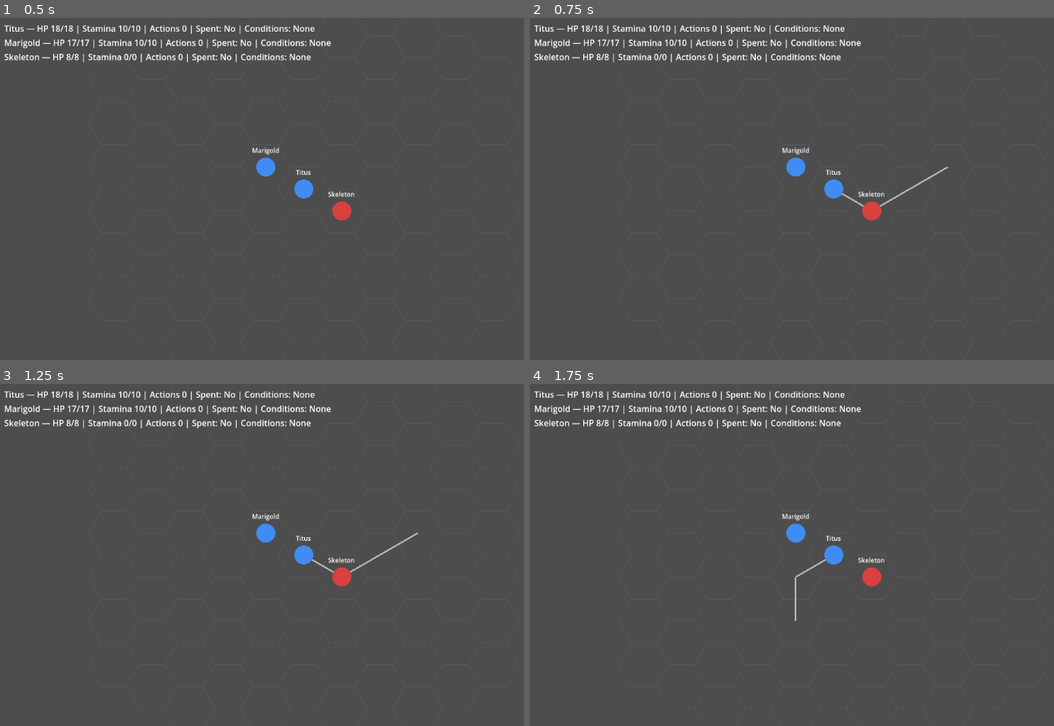
Above: before the commit, frames 1-4 (two rows, left to right).
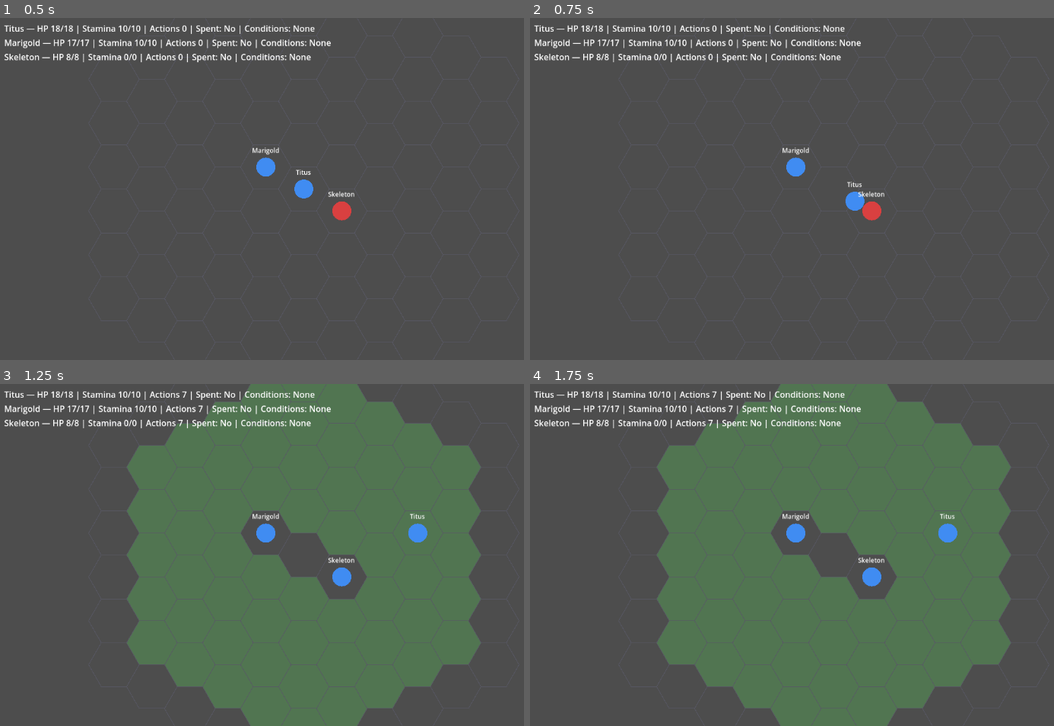
Above: after the commit, the same moments.

Repository: Pyroraptor/hykaen
Game: Godot game, scene res://MainScene.tscn
The game is run twice, just before and just after one commit, with the same random seed, the same clock (stepped at 60 frames per second) and the same inputs.
Inputs (mouse positions are in pixels of both pictures, inside the frame that each line leads up to):
- Up to frame 1 (0.5 s): no input
- Up to frame 2 (0.75 s): tap Enter at 0.5 s; move the mouse to (964, 171) at 0.52 s; hold Shift from 0.53 s (still down); click (964, 171) at 0.67 s
- Up to frame 3 (1.25 s): keep holding Shift
- Up to frame 4 (1.75 s): release Shift at 1.25 s; drag from (713, 572) to (802, 623) at 1.27 s

Frame 1 is identical in both runs. In frame 2, 0.5% of the frame differs, in the area x 56-80%, y 43-57%; in frame 3, 51%, in the area x 24-92%, y 0-100%; in frame 4, 51%.

Commit message:
feat(FEAT-324): Wire real hex_clicked signal to ExplorationModeController (close DEF-001 composition-root gap)
Step: tdd-execute
Files: 5

Diff:
--- a/MainScene.gd
+++ b/MainScene.gd
@@ -269,7 +269,7 @@
 	_exploration.setup({
 		"hex_grid_view": hex_grid_view,
 		"scenario_path": PROLOGUE_SCENARIO_PATH,
-		"on_hex_clicked": Callable(self, "_on_exploration_hex_clicked"),
+		"on_hex_clicked": _exploration_hex_clicked_callable(),
 		"on_combat_triggered": Callable(self, "_on_combat_triggered"),
 	})
 	_exploration.boot(hex_combatants)
@@ -460,19 +460,30 @@
 
 ## Exploration→combat handoff: load encounter, commit COMBAT mode, await rewire_session().
 func _on_combat_triggered(encounter_id: String) -> void:
-	if hex_grid_view != null and hex_grid_view.hex_clicked.is_connected(_on_exploration_hex_clicked):
-		hex_grid_view.hex_clicked.disconnect(_on_exploration_hex_clicked)
+	if hex_grid_view != null and hex_grid_view.hex_clicked.is_connected(_exploration_hex_clicked_callable()):
+		hex_grid_view.hex_clicked.disconnect(_exploration_hex_clicked_callable())
 
 	var scenario = scenario_session.scenario if scenario_session != null else null
 	var ok: bool = load_encounter_from_scenario(scenario, encounter_id)
 	if not ok:
 		# load_encounter_from_scenario() has already push_error()'d the
-		if hex_grid_view != null and not hex_grid_view.hex_clicked.is_connected(_on_exploration_hex_clicked):
-			hex_grid_view.hex_clicked.connect(_on_exploration_hex_clicked)
+		if hex_grid_view != null and not hex_grid_view.hex_clicked.is_connected(_exploration_hex_clicked_callable()):
+			hex_grid_view.hex_clicked.connect(_exploration_hex_clicked_callable())
 		return
 
 	_game_mode = GameMode.COMBAT
 	_active_encounter_id = encounter_id
+	# FEAT-324 (resolves DEF-001): keep ExplorationModeController's own
+	# `_exploration_active` mirror in sync with this composition root's
+	# `_game_mode` the instant COMBAT is committed, so
+	# _on_exploration_hex_clicked()'s guard (now the ONLY gate on click-driven
+	# movement, since hex_clicked is wired directly to it) rejects any click
+	# that reaches it. In the real, signal-driven handoff this is already
+	# achieved a moment later by ExplorationModeController's own
+	# _on_domain_combat_triggered() (connected in boot()); this explicit call
+	# keeps that guarantee true even when _on_combat_triggered() is invoked
+	# directly (this codebase's established boot-test convention).
+	_exploration.notify_game_mode_changed(false)
 
 	if hex_grid_view != null:
 		hex_grid_view.add_combatants(_enemies)
@@ -502,18 +513,14 @@
 	selection_overlay.configure(_verb_registry, hex_grid_view)
 
 
-## Move party[0] to clicked hex in EXPLORATION mode.
-func _on_exploration_hex_clicked(hex_coord) -> void:
-	if _game_mode != GameMode.EXPLORATION:
-		return
-
-	if _party.is_empty() or exploration_controller == null:
-		return
-
-	var combatant_id: String = _party[0].combatant_id
-	var moved: bool = exploration_controller.move_party_member(combatant_id, hex_coord)
-	if moved and hex_grid_view != null:
-		hex_grid_view.move_token(combatant_id, hex_coord)
+## FEAT-324 (resolves DEF-001): the single Callable naming
+## ExplorationModeController._on_exploration_hex_clicked -- the ONLY
+## click-to-navigate handler hex_grid_view.hex_clicked is ever wired to.
+## Centralized here (rather than re-spelling the string literal at each of
+## setup()/_on_combat_triggered()/_on_combat_won()'s own connect/disconnect
+## call sites) so every wiring/unwiring point can never drift out of sync.
+func _exploration_hex_clicked_callable() -> Callable:
+	return Callable(_exploration, "_on_exploration_hex_clicked")
 
 
 ## Delegates to _exploration.load_encounter_from_scenario(); copies party/enemies/encounter back.
@@ -818,11 +825,18 @@
 
 	_game_mode = GameMode.EXPLORATION
 	_active_encounter_id = ""
+	# FEAT-324 (resolves DEF-001): re-activate ExplorationModeController's own
+	# `_exploration_active` mirror the instant EXPLORATION is resumed, so
+	# _on_exploration_hex_clicked()'s guard (the ONLY gate on click-driven
+	# movement now that hex_clicked is wired directly to it) stops rejecting
+	# clicks. Without this, exploration click-to-navigate would stay
+	# permanently dead after the first combat resolves.
+	_exploration.notify_game_mode_changed(true)
 
 	if hex_grid_view != null:
-		if hex_grid_view.hex_clicked.is_connected(_on_exploration_hex_clicked):
-			hex_grid_view.hex_clicked.disconnect(_on_exploration_hex_clicked)
-		hex_grid_view.hex_clicked.connect(_on_exploration_hex_clicked)
+		if hex_grid_view.hex_clicked.is_connected(_exploration_hex_clicked_callable()):
+			hex_grid_view.hex_clicked.disconnect(_exploration_hex_clicked_callable())
+		hex_grid_view.hex_clicked.connect(_exploration_hex_clicked_callable())
 
 
 ## Re-drive TurnController after player ends turn.
--- a/tests/boot/test_boot_exploration_mode.gd
+++ b/tests/boot/test_boot_exploration_mode.gd
@@ -119,14 +119,20 @@
 	)
 
 
+## FEAT-324 (resolves DEF-001): hex_clicked is now wired directly to
+## ExplorationModeController._on_exploration_hex_clicked (the FEAT-007/008/
+##009 pathfinding-driven, animated handler) -- MainScene no longer owns a
+## handler of its own for this signal at all (see tests/boot/
+## test_exploration_click_wiring.gd for the dedicated wiring suite this
+## feature adds).
 func test_hex_grid_view_hex_clicked_is_connected_to_the_exploration_stub_handler() -> void:
 	var instance = _boot_main_scene()
 	await get_tree().process_frame
 
 	assert_not_null(instance.hex_grid_view, "MainScene must wire a real $HexGridView")
 	assert_true(
-		instance.hex_grid_view.hex_clicked.is_connected(Callable(instance, "_on_exploration_hex_clicked")),
-		"hex_grid_view.hex_clicked must be connected to MainScene._on_exploration_hex_clicked"
+		instance.hex_grid_view.hex_clicked.is_connected(Callable(instance._exploration, "_on_exploration_hex_clicked")),
+		"hex_grid_view.hex_clicked must be connected to ExplorationModeController._on_exploration_hex_clicked"
 	)
 
 
@@ -152,12 +158,15 @@
 	)
 
 
+## FEAT-324 (resolves DEF-001): MainScene no longer owns this handler --
+## ExplorationModeController._on_exploration_hex_clicked is the ONLY
+## click-to-navigate entry point now (see test_exploration_click_wiring.gd).
 func test_exploration_hex_clicked_stub_does_not_crash_when_emitted() -> void:
 	var instance = _boot_main_scene()
 	await get_tree().process_frame
 
-	instance._on_exploration_hex_clicked(HexCoordClass.new(2, -1))
-	assert_eq(instance._game_mode, MainSceneClass.GameMode.EXPLORATION, "the stub handler must not itself flip _game_mode")
+	await instance._exploration._on_exploration_hex_clicked(HexCoordClass.new(2, -1))
+	assert_eq(instance._game_mode, MainSceneClass.GameMode.EXPLORATION, "a non-trigger click must not itself flip _game_mode")
 
 
 # ══════════════════════════════════════════════════════════════════════════
--- a/tests/boot/test_exploration_click_to_move.gd
+++ /dev/null
@@ -1,128 +0,0 @@
-extends GutTest
-## tests/boot/test_exploration_click_to_move.gd — FEAT-007 (US-006 / FR-005).
-##
-## Boot-real proof that the REAL, shipped res://MainScene.tscn composition
-## root's `_on_exploration_hex_clicked(hex_coord)` handler (wired to
-## `hex_grid_view.hex_clicked` by FEAT-006's `_boot_exploration_mode()`) now
-## actually drives movement instead of being a no-op stub:
-##
-##   - While `_game_mode == GameMode.EXPLORATION`, clicking an adjacent hex
-##     calls `exploration_controller.move_party_member()` for `_party[0]`
-##     (Titus, "player_0") and repositions his rendered token via
-##     `hex_grid_view.move_token()` on success.
-##   - Clicking a non-adjacent hex is a silent no-op (FEAT-005's fail-closed
-##     contract): no token movement, no error.
-##   - While `_game_mode == GameMode.COMBAT`, the handler must return before
-##     ever touching `exploration_controller` at all -- verified with a spy
-##     substituted for the real `exploration_controller`, asserting its
-##     `move_party_member()` is never invoked.
-##
-## Mirrors tests/boot/test_boot_exploration_mode.gd's established
-## `_boot_main_scene()` convention (real MainScene.tscn, never a hand-wired
-## double, for the boot/composition-root assertions).
-
-const MAIN_SCENE_PATH: String = "res://MainScene.tscn"
-const MainSceneClass = preload("res://MainScene.gd")
-const HexCoordClass = preload("res://core/geometry/hex_coord.gd")
-
-## PROLOGUE_SEED — this project's established known-good fixture seed
-## (mirrors tests/boot/test_boot_exploration_mode.gd's identically-named/
-## valued constant).
-const PROLOGUE_SEED: int = 42
-
-
-func _boot_main_scene():
-	var packed: PackedScene = ResourceLoader.load(MAIN_SCENE_PATH)
-	assert_not_null(packed, "MainScene.tscn must load as a PackedScene")
-	var instance = packed.instantiate()
-	instance.seed_override = PROLOGUE_SEED
-	add_child_autofree(instance)
-	return instance
-
-
-## _ExplorationControllerSpy — a hand-written spy (this codebase's
-## established convention for call-count assertions, e.g.
-## tests/gut/test_cancel_controller_integration.gd's `select_target_call_count`
-## pattern, rather than a mocking framework). Records every
-## `move_party_member()` invocation so a test can assert it was NEVER
-## called, without depending on any real ScenarioSession state.
-class _ExplorationControllerSpy:
-	var move_party_member_call_count: int = 0
-
-	func move_party_member(_combatant_id: String, _target_hex) -> bool:
-		move_party_member_call_count += 1
-		return false
-
-
-# ══════════════════════════════════════════════════════════════════════════
-# EXPLORATION mode: clicking an adjacent hex moves Titus's rendered token.
-# ══════════════════════════════════════════════════════════════════════════
-
-func test_clicking_adjacent_hex_moves_titus_token_to_that_hex() -> void:
-	var instance = _boot_main_scene()
-	await get_tree().process_frame
-
-	assert_eq(instance._game_mode, MainSceneClass.GameMode.EXPLORATION, "fixture assumption: boot must default to EXPLORATION mode")
-
-	var titus_token = instance.hex_grid_view.get_token("player_0")
-	assert_not_null(titus_token, "fixture assumption: Titus' token (player_0) must be rendered at boot")
-	assert_eq(titus_token.hex_coord.q, 0, "fixture assumption: Titus starts at (0, 0)")
-	assert_eq(titus_token.hex_coord.r, 0, "fixture assumption: Titus starts at (0, 0)")
-
-	# (1, 0) is hex-distance 1 from Titus' authored start hex (0, 0) and is
-	# NOT one of the prologue scenario's authored proximity-trigger hexes
-	# (data/scenarios/prologue_scenario.tres), so this move cannot also
-	# trigger a combat handoff and confound the assertion below.
-	var target := HexCoordClass.new(1, 0)
-	instance._on_exploration_hex_clicked(target)
-
-	assert_eq(instance.scenario_session.party_hex_positions["player_0"].q, 1, "ExplorationController.move_party_member must update Titus' session position")
-	assert_eq(instance.scenario_session.party_hex_positions["player_0"].r, 0, "ExplorationController.move_party_member must update Titus' session position")
-
-	var moved_token = instance.hex_grid_view.get_token("player_0")
-	assert_eq(moved_token.hex_coord.q, 1, "Titus' rendered token must be repositioned to the clicked adjacent hex")
-	assert_eq(moved_token.hex_coord.r, 0, "Titus' rendered token must be repositioned to the clicked adjacent hex")
-
-
-# ══════════════════════════════════════════════════════════════════════════
-# EXPLORATION mode: clicking a non-adjacent hex is a silent no-op.
-# ══════════════════════════════════════════════════════════════════════════
-
-func test_clicking_non_adjacent_hex_produces_no_token_movement_and_no_error() -> void:
-	var instance = _boot_main_scene()
-	await get_tree().process_frame
-
-	assert_eq(instance._game_mode, MainSceneClass.GameMode.EXPLORATION, "fixture assumption: boot must default to EXPLORATION mode")
-
-	# (5, 5) is far outside hex-distance 1 from Titus' authored start hex
-	# (0, 0) -- an illegal move under ExplorationController.move_party_member's
-	# fail-closed adjacency contract.
-	var target := HexCoordClass.new(5, 5)
-	instance._on_exploration_hex_clicked(target)
-
-	assert_eq(instance.scenario_session.party_hex_positions["player_0"].q, 0, "an illegal (non-adjacent) click must leave Titus' session position untouched")
-	assert_eq(instance.scenario_session.party_hex_positions["player_0"].r, 0, "an illegal (non-adjacent) click must leave Titus' session position untouched")
-
-	var titus_token = instance.hex_grid_view.get_token("player_0")
-	assert_eq(titus_token.hex_coord.q, 0, "an illegal (non-adjacent) click must produce no rendered token movement")
-	assert_eq(titus_token.hex_coord.r, 0, "an illegal (non-adjacent) click must produce no rendered token movement")
-
-	assert_eq(get_logger().get_errors().size(), 0, "an illegal (non-adjacent) click is a silent UX no-op, not a developer-facing push_error")
-
-
-# ══════════════════════════════════════════════════════════════════════════
-# COMBAT mode: the handler never calls ExplorationController.move_party_member
-# at all (mock/spy assertion).
-# ══════════════════════════════════════════════════════════════════════════
-
-func test_clicking_any_hex_in_combat_mode_never_calls_move_party_member() -> void:
-	var instance = _boot_main_scene()
-	await get_tree().process_frame
-
-	var spy := _ExplorationControllerSpy.new()
-	instance.exploration_controller = spy
-	instance._game_mode = MainSceneClass.GameMode.COMBAT
-
-	instance._on_exploration_hex_clicked(HexCoordClass.new(1, 0))
-
-	assert_eq(spy.move_party_member_call_count, 0, "the handler must return before ever touching exploration_controller while _game_mode == COMBAT")
--- /dev/null
+++ b/tests/boot/test_exploration_click_wiring.gd
@@ -0,0 +1,136 @@
+extends GutTest
+## tests/boot/test_exploration_click_wiring.gd — FEAT-324 (US-008, resolves
+## DEF-001).
+##
+## Boot-real proof that the REAL, shipped res://MainScene.tscn composition
+## root's `_boot_exploration_mode()`-equivalent boot step (MainScene._ready())
+## now routes `hex_grid_view.hex_clicked` to the FEAT-007/008/009
+## pathfinding-driven, animated `ExplorationModeController.
+## _on_exploration_hex_clicked` handler -- NEVER to a pre-iteration,
+## adjacency-only, non-animated MainScene-owned handler (the DEF-001 defect
+## this feature resolves: MainScene._on_exploration_hex_clicked used to be
+## wired in parallel with -- and shadow -- the real, pathfinding-aware
+## handler that already lived on `instance._exploration`).
+##
+## Unlike every earlier boot suite's "call the handler directly" convention
+## (tests/boot/test_exploration_pathfinding.gd et al., which bypass
+## hex_grid_view.hex_clicked entirely because it used to be wired to the
+## dead MainScene handler), this suite's whole purpose is to inspect the
+## LIVE signal connection list itself -- proving the real click event path
+## reaches the real handler, not just that the handler works when invoked
+## directly.
+##
+## test_criteria covered here:
+##   - hex_grid_view.hex_clicked.get_connections() contains EXACTLY ONE
+##     connection, whose target is instance._exploration (the
+##     ExplorationModeController instance) and whose method is
+##     "_on_exploration_hex_clicked".
+##   - MainScene.gd no longer declares `_on_exploration_hex_clicked` as a
+##     symbol at all (source-scan assertion) -- so it cannot be silently
+##     reintroduced or accidentally left wired in parallel with the real
+##     handler ever again.
+##   - the FEAT-007 hover wiring (hex_grid_view.hex_hovered ->
+##     ExplorationModeController._on_hex_hovered) remains connected and is
+##     completely unaffected by this feature's click-wiring change.
+
+const MAIN_SCENE_PATH: String = "res://MainScene.gd"
+const MAIN_SCENE_SCENE_PATH: String = "res://MainScene.tscn"
+const ExplorationModeControllerClass = preload("res://presentation/exploration_mode_controller.gd")
+
+## PROLOGUE_SEED — this project's established known-good fixture seed
+## (mirrors tests/boot/test_boot_exploration_mode.gd's identically-named/
+## valued constant).
+const PROLOGUE_SEED: int = 42
+
+
+func _boot_main_scene():
+	var packed: PackedScene = ResourceLoader.load(MAIN_SCENE_SCENE_PATH)
+	assert_not_null(packed, "MainScene.tscn must load as a PackedScene")
+	var instance = packed.instantiate()
+	instance.seed_override = PROLOGUE_SEED
+	add_child_autofree(instance)
+	return instance
+
+
+# ══════════════════════════════════════════════════════════════════════════
+# hex_grid_view.hex_clicked carries EXACTLY ONE live connection, targeting
+# ExplorationModeController._on_exploration_hex_clicked.
+# ══════════════════════════════════════════════════════════════════════════
+
+func test_hex_clicked_has_exactly_one_connection_targeting_exploration_mode_controller() -> void:
+	var instance = _boot_main_scene()
+	await get_tree().process_frame
+
+	assert_not_null(instance.hex_grid_view, "MainScene must wire a real $HexGridView")
+	assert_not_null(instance._exploration, "MainScene must construct a real ExplorationModeController instance")
+	assert_true(
+		instance._exploration is ExplorationModeControllerClass,
+		"instance._exploration must be a real ExplorationModeController instance"
+	)
+
+	var connections: Array = instance.hex_grid_view.hex_clicked.get_connections()
+	assert_eq(
+		connections.size(), 1,
+		"hex_grid_view.hex_clicked must carry EXACTLY ONE live connection after boot -- no parallel/dead-handler wiring"
+	)
+
+	var callable: Callable = connections[0]["callable"]
+	assert_eq(
+		callable.get_object(), instance._exploration,
+		"hex_clicked's sole connection must target the ExplorationModeController instance (instance._exploration), not MainScene itself"
+	)
+	assert_eq(
+		callable.get_method(), "_on_exploration_hex_clicked",
+		"hex_clicked's sole connection must invoke ExplorationModeController._on_exploration_hex_clicked"
+	)
+	assert_true(
+		instance.hex_grid_view.hex_clicked.is_connected(Callable(instance._exploration, "_on_exploration_hex_clicked")),
+		"hex_clicked must be genuinely connected to instance._exploration._on_exploration_hex_clicked"
+	)
+
+
+# ══════════════════════════════════════════════════════════════════════════
+# MainScene.gd no longer declares _on_exploration_hex_clicked as a symbol at
+# all -- it cannot be silently reintroduced or left wired in parallel.
+# ══════════════════════════════════════════════════════════════════════════
+
+func test_main_scene_source_no_longer_declares_on_exploration_hex_clicked() -> void:
+	var file := FileAccess.open(MAIN_SCENE_PATH, FileAccess.READ)
+	assert_not_null(file, "MainScene.gd must be readable")
+	if file == null:
+		return
+	var content: String = file.get_as_text()
+	file.close()
+
+	# A source-scan for the DECLARATION only (never for the method-name
+	## string literal MainScene.gd legitimately still uses to build a
+	## Callable targeting ExplorationModeController's own method, e.g.
+	## `Callable(_exploration, "_on_exploration_hex_clicked")` --
+	## that reference is exactly this feature's intended wiring, not the
+	## dead handler this criterion guards against).
+	assert_true(
+		content.find("func _on_exploration_hex_clicked") == -1,
+		"MainScene.gd must not declare its OWN _on_exploration_hex_clicked function -- the dead, pre-iteration " +
+		"adjacency-only handler must be fully deleted, not merely left unwired, so it cannot be silently reintroduced " +
+		"or accidentally left wired in parallel with ExplorationModeController's own real handler"
+	)
+
+
+# ══════════════════════════════════════════════════════════════════════════
+# FEAT-007's hex_hovered wiring remains connected and unaffected.
+# ══════════════════════════════════════════════════════════════════════════
+
+func test_hex_hovered_wiring_to_exploration_mode_controller_remains_connected() -> void:
+	var instance = _boot_main_scene()
+	await get_tree().process_frame
+
+	assert_true(
+		instance.hex_grid_view.hex_hovered.is_connected(Callable(instance._exploration, "_on_hex_hovered")),
+		"hex_grid_view.hex_hovered must remain connected to ExplorationModeController._on_hex_hovered (FEAT-007), unaffected by this feature"
+	)
+
+	var hover_connections: Array = instance.hex_grid_view.hex_hovered.get_connections()
+	assert_eq(
+		hover_connections.size(), 1,
+		"hex_hovered must carry exactly one connection -- this feature only changes hex_clicked wiring"
+	)
--- a/tests/boot/test_exploration_to_combat_handoff_trigger.gd
+++ b/tests/boot/test_exploration_to_combat_handoff_trigger.gd
@@ -76,7 +76,7 @@
 	await get_tree().process_frame
 
 	assert_true(
-		instance.hex_grid_view.hex_clicked.is_connected(Callable(instance, "_on_exploration_hex_clicked")),
+		instance.hex_grid_view.hex_clicked.is_connected(Callable(instance._exploration, "_on_exploration_hex_clicked")),
 		"a failed handoff must re-connect hex_clicked -> _on_exploration_hex_clicked so exploration keeps working"
 	)
 
@@ -85,7 +85,7 @@
 	# tests/boot/test_exploration_click_to_move.gd already proves for a
 	# never-triggered boot.
 	var target := HexCoordClass.new(1, 0)
-	instance._on_exploration_hex_clicked(target)
+	await instance._exploration._on_exploration_hex_clicked(target)
 
 	var moved_token = instance.hex_grid_view.get_token("player_0")
 	assert_eq(moved_token.hex_coord.q, 1, "exploration movement must still work after a failed combat handoff")
@@ -123,7 +123,7 @@
 	# adjacent target -- so party token preservation is a MEANINGFUL
 	# assertion (not merely "never moved in the first place").
 	var target := HexCoordClass.new(1, 0)
-	instance._on_exploration_hex_clicked(target)
+	await instance._exploration._on_exploration_hex_clicked(target)
 	var titus_token_before = instance.hex_grid_view.get_token("player_0")
 	assert_eq(titus_token_before.hex_coord.q, 1, "fixture assumption: Titus must have moved off his authored start hex before the handoff")
 	assert_eq(titus_token_before.hex_coord.r, 0, "fixture assumption: Titus must have moved off his authored start hex before the handoff")
@@ -236,7 +236,7 @@
 	await get_tree().process_frame
 
 	assert_false(
-		instance.hex_grid_view.hex_clicked.is_connected(Callable(instance, "_on_exploration_hex_clicked")),
+		instance.hex_grid_view.hex_clicked.is_connected(Callable(instance._exploration, "_on_exploration_hex_clicked")),
 		"a successful handoff must leave hex_clicked disconnected from _on_exploration_hex_clicked"
 	)
 
